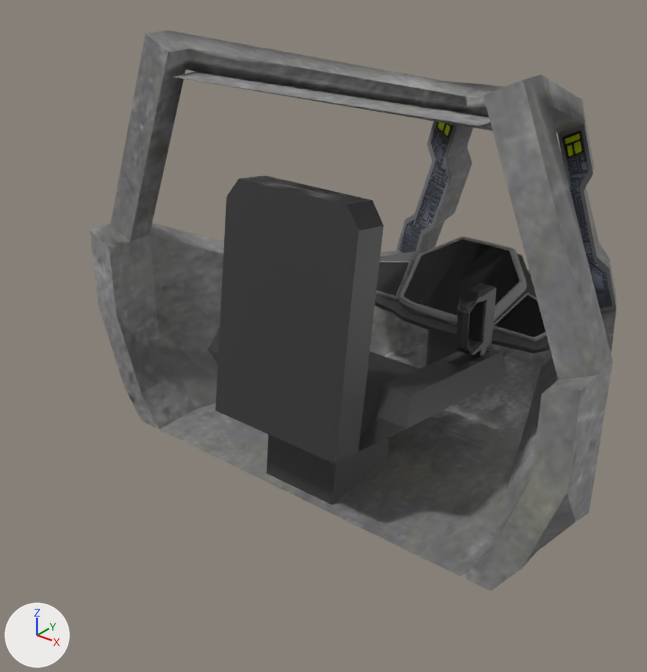
A saved change to the FBX model blackout/Assets/Models/fbx/コクピット.fbx.
The view is the same before and after, from a 50 mm lens placed at (7.74, -11.3, 6.54), pointed at (-0.87, -0.53, -0.13). The lights are fixed; the arrows at lower left show +X, +Y and +Z.

In view in the first picture: '立方体.003'.
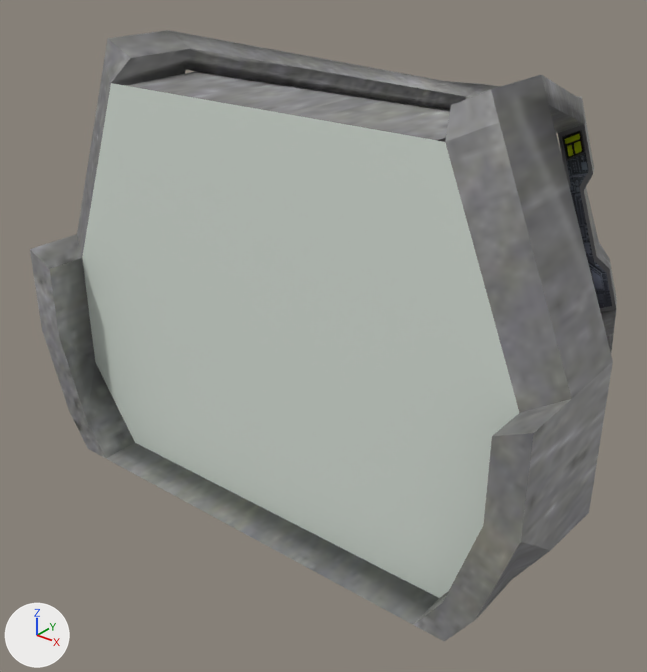
The change in detail:
me_立方体_003 is used by ob_立方体_003; location (0.0, 0.0, 0.0).
me_立方体_003 had 850 vertices, 873 faces and spanned x -4.43..4.43, y -2.85..5.77, z -2.12..4.77.
me_立方体_003 now has 850 vertices, 874 faces and spans x -4.43..4.43, y -3.63..5.77, z -2.12..4.77.
Part 1, on me_立方体_003:
21 vertices in x -4.43..4.43, y -2.0..-1.99, z -2.12..4.77 move by (0.0, -0.72, 0.0).
19 vertices in x -4.43..4.43, y -2.44, z -1.93..1.51 move by (0.0, -1.19, 0.0).
13 vertices in x -3.96..3.96, y -1.99, z -1.93..4.22 move by (0.0, -1.0, 0.0).
3 vertices in x -2.59..2.59, y -1.98, z 4.18 move by (0.0, -0.99, 0.0).
1 new face joins them.
me_立方体_003 part 2: 2 kept faces spanning x -1.71..1.71, y -0.44..0.54, z -0.06..0.08 get new texture (UV) coordinates.

Where the change shows, as pixel boxes (x1, y1, x2, y2) in the pictures (647 x 672 px):
'立方体.003', reshaped (11% wider, 9% taller): before (90, 30, 617, 591); after (30, 30, 617, 642)
part 1 of me_立方体_003, built on: before (90, 31, 599, 591); after (30, 31, 599, 642)
part 2 of me_立方体_003, surface changed: before (448, 352, 488, 367)
